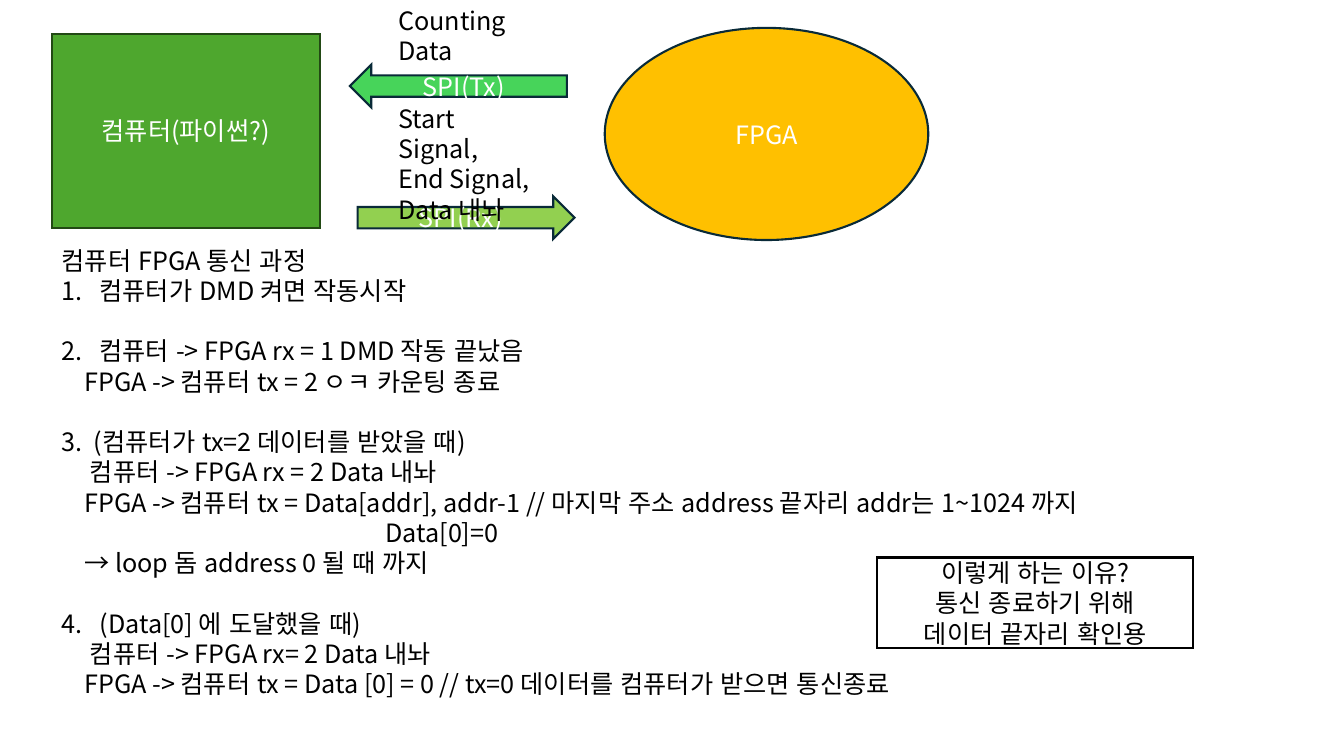
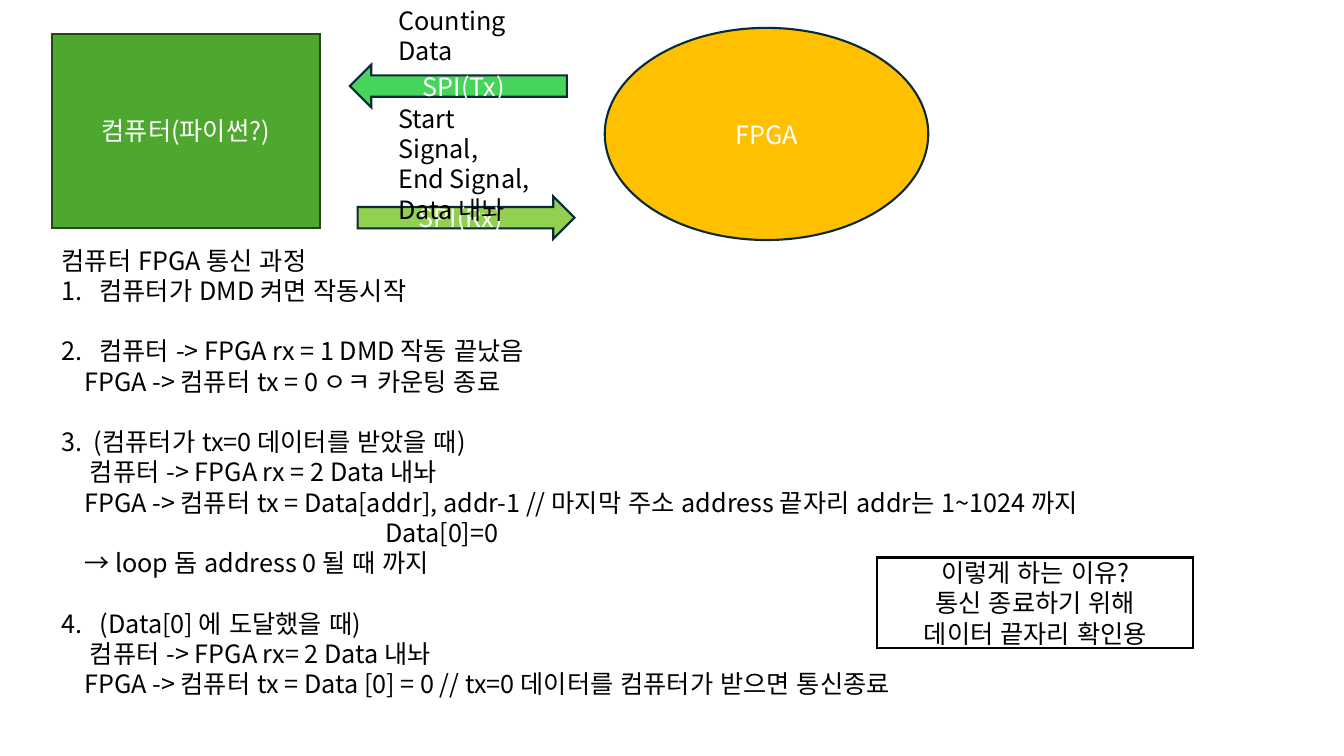
Before and after one commit to cka09191/Photon_Counter_FPGA_SinglePixelImaging, a slide deck: slide 2 of dev/fpga/통신구조구상도/통신구조.pptx. Drawn at 1344x756 pixels with LibreOffice and Linux fonts; fonts in the diff are those of the drawing. Boxes give left, top, right and bottom in pixels: in the first picture for what was removed or moved away, otherwise in the second. Text is boxed around its words. In the diff, an @@ line names an element or a change of style, - is before the commit and + after.

```diff
--- a/dev/fpga/통신구조구상도/통신구조.pptx
+++ b/dev/fpga/통신구조구상도/통신구조.pptx
@@ text at (62, 370, 500, 456): text changed @@
-FPGA -> 컴퓨터 tx = 2 ㅇㅋ 카운팅 종료
-3. (컴퓨터가 tx=2 데이터를 받았을 때)
+FPGA -> 컴퓨터 tx = 0 ㅇㅋ 카운팅 종료
+3. (컴퓨터가 tx=0 데이터를 받았을 때)
```
Also in this commit, not shown: 9 other files.
